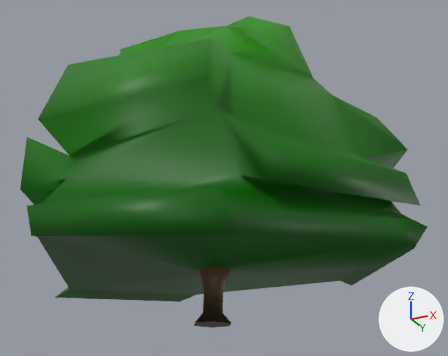
The FBX model Assets/Art/3D/Environment/Trees/Sycamore_Updated_Great.fbx as it was, and as the next commit left it.
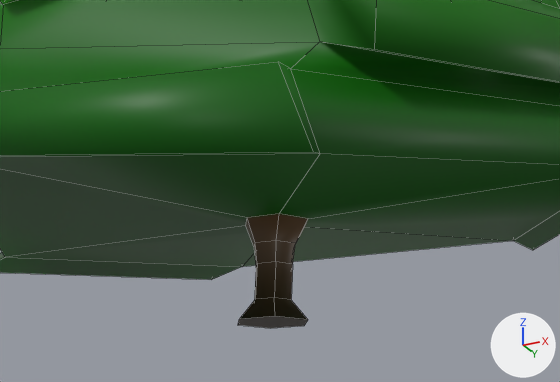
Each version is shown whole from a 50 mm lens placed at (8.93, -17.3, -2.96), pointed at (0.3, -0.03, 4.81), then close up on the part from 15% to 82% of the width and 43% to 100% of the height. Every picture has the same lights, and +X, +Y and +Z are marked at lower right. The close-ups show mesh edges as thin lines. Where no turn or scale is listed for an object, it has been applied to the vertices. Vertices at the same position are counted once.

Objects in the first close-up: 'Sycamore'.
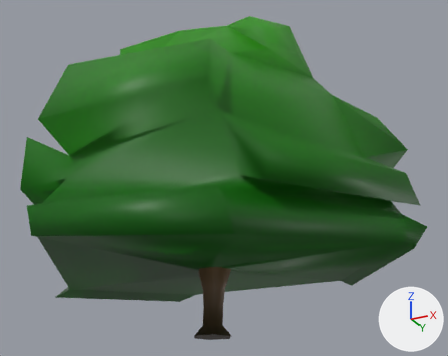
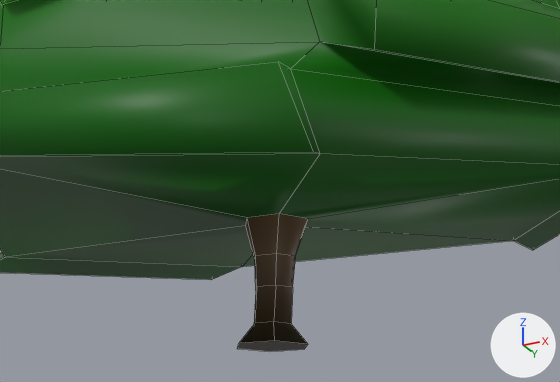
The newer file is also turned or shifted as a whole; pictures and numbers use the older file's frame.

Where the change shows, as pixel boxes [x1, y1, x2, y2] in the close-ups (560 x 382 px):
'Sycamore', reshaped: before [0, 0, 560, 328]; after [0, 0, 560, 351]
part 1 of me_cylinder_004, built on: before [238, 214, 308, 328]; after [237, 214, 308, 351]

The edits, one by one:
me_cylinder_004 is used by ob_sycamore; location (0.0, 0.0, 0.0).
me_cylinder_004 had 121 vertices, 121 faces and spanned x -6.74..6.5, y -6.1..5.3, z 0.0..10.72.
me_cylinder_004 now has 127 vertices, 127 faces and spans x -6.74..6.5, y -6.1..5.3, z -0.38..10.72.
Part 1, on me_cylinder_004:
18 vertices in x -0.7..0.58, y -0.67..0.45, z 0.0..0.93 move by (0.0, 0.0, -0.38).
5 vertices in x -0.26..0.33, y -0.39..0.29, z 1.28 move by (0.0, 0.02, -0.21).
1 vertex moves from x -0.45, y -0.05, z 1.28 to x -0.44, y -0.04, z 1.07.
6 vertices are added at (-0.19, 0.02, 9.34), (-0.13, 0.13, 9.34), (0.0, 0.13, 9.34), (0.07, 0.02, 9.34), (0.01, -0.09, 9.34), (-0.12, -0.09, 9.34).
6 new faces join them.
